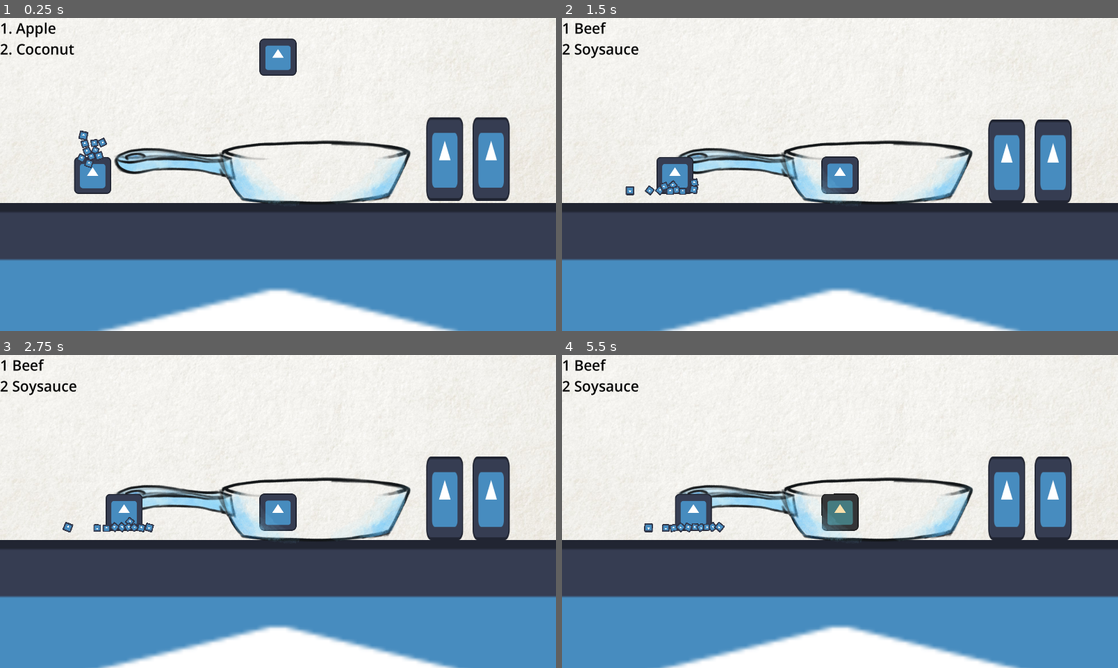
Above: before the commit, frames 1-4 (two rows, left to right).
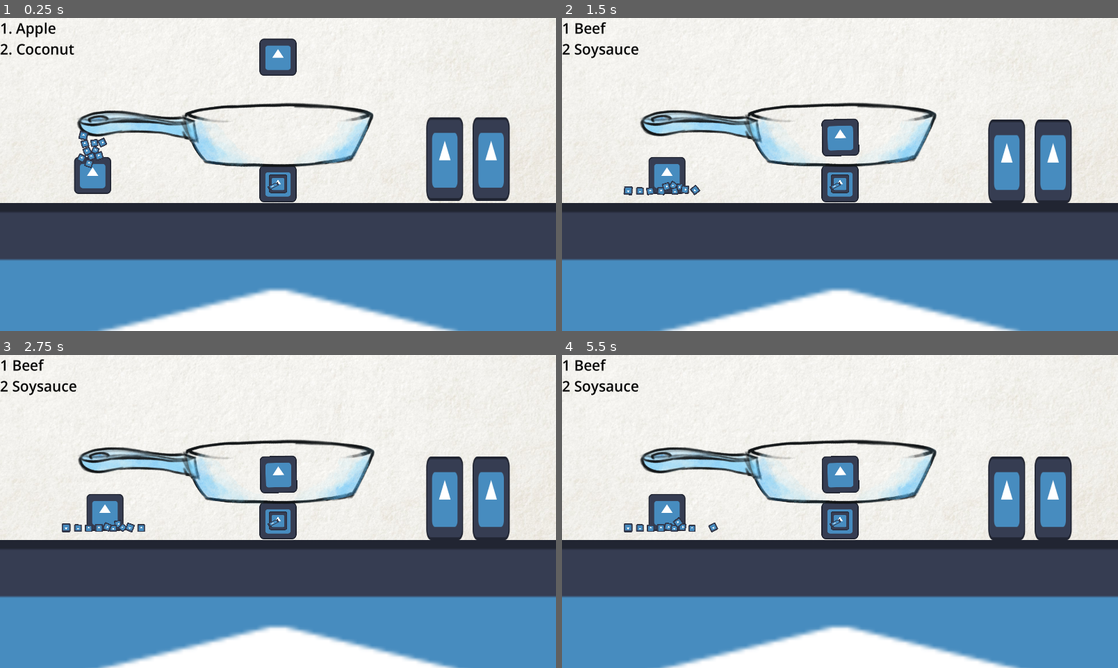
Above: after the commit, the same moments.

Repository: SAM2WOW/ProjectGrandma
Game: Godot game, scene res://levels/main.tscn
Two runs of this game, one before a commit and one after it. Both use one fixed random seed, a clock stepped at 60 frames per second and the inputs below. The engine's default icon, where the game draws it, is replaced by a stand-in: a white triangle on a blue panel in a dark square.
Inputs (mouse positions are in pixels of both pictures, inside the frame that each line leads up to):
- Up to frame 1 (0.25 s): no input
- Up to frame 2 (1.5 s): tap Enter (ui_accept) at 0.5 s; drag from (656, 174) to (878, 174) at 0.52 s; drag from (662, 190) to (878, 174) at 1.27 s
- Up to frame 3 (2.75 s): move the mouse to (122, 527) at 2.02 s; click (122, 527) at 2.17 s
- Up to frame 4 (5.5 s): drag from (689, 527) to (673, 464) at 2.77 s; drag from (650, 527) to (878, 511) at 3.52 s; drag from (706, 527) to (878, 511) at 4.27 s; move the mouse to (706, 527) at 5.02 s; click (706, 527) at 5.17 s

The runs differ from the first frame. In frame 1, 6.8% of the frame differs, in the area x 13-74%, y 27-60%; in frame 2, 8.0%; in frame 3, 8.2%; in frame 4, 8.6%, in the area x 11-74%, y 26-60%.

Commit message:
stove baby

Diff:
--- a/levels/main.tscn
+++ b/levels/main.tscn
@@ -11,6 +11,7 @@
 [ext_resource type="PackedScene" uid="uid://rnl82flkkwj2" path="res://prefabs/instantiation_manager.tscn" id="6_mkygc"]
 [ext_resource type="PackedScene" uid="uid://2xviyeelbeyx" path="res://prefabs/liquidDraggable.tscn" id="7_avq8n"]
 [ext_resource type="PackedScene" uid="uid://drn5x3vivefyp" path="res://prefabs/liquidContainer.tscn" id="7_wm87n"]
+[ext_resource type="PackedScene" uid="uid://dsppfnoxh56xm" path="res://prefabs/stoveTop.tscn" id="8_fma0h"]
 [ext_resource type="PackedScene" uid="uid://h7fkjxle4fr2" path="res://prefabs/panContainer.tscn" id="13_blku6"]
 
 [sub_resource type="FastNoiseLite" id="FastNoiseLite_y2278"]
@@ -65,7 +66,7 @@
 liquidType = 1
 
 [node name="Pan" parent="Node2D/Cooking Scene" instance=ExtResource("13_blku6")]
-position = Vector2(128, 414)
+position = Vector2(0, 222)
 
 [node name="Container" parent="Node2D/Cooking Scene" instance=ExtResource("7_wm87n")]
 position = Vector2(-640, 446)
@@ -75,6 +76,9 @@
 scale = Vector2(-6.59748, -6.59748)
 ingredientPath = "res://prefabs/Ingredients/garlic.tscn"
 numIngredients = 10
+
+[node name="StoveTop" parent="Node2D/Cooking Scene" instance=ExtResource("8_fma0h")]
+position = Vector2(0, 478)
 
 [node name="StaticBody2D" type="StaticBody2D" parent="Node2D"]
 position = Vector2(0, -446)
--- /dev/null
+++ b/prefabs/Knob/Knob.gd
@@ -0,0 +1,44 @@
+extends Node2D
+
+signal turnedKnob(analog: float)
+
+var following := false
+const MAX_DIST := 7000
+var knobAnalog : float;
+
+func _ready():
+	$knob.rotation = -2;
+
+func _physics_process(delta: float) -> void:
+	if following:
+		# var ang := get_global_mouse_position().angle_to_point( $knob.global_position ) + PI/2
+		var ang = $knob.global_position.angle_to_point(get_global_mouse_position()) + PI/2;
+		var d :Vector2= ($knob/knobPoint.position.rotated( $knob.rotation))
+		var a = $middlePoint.position.angle_to(d)
+		var finalAng :float= remap( a, -3.14, 3.14, 0, 100 )
+		# print(finalAng)
+		var fang :float= lerp_angle( $knob.rotation, ang, 0.3  )
+		# from -2 -> 2 is cooking temp
+		$knob.rotation = clamp(fang, -2, 2)
+		knobAnalog = remap($knob.rotation, -2, 2, 0, 1);
+		# print(knobAnalog);
+		emit_signal("turnedKnob", knobAnalog)
+#
+#range_lerp(75, 0, 100, -1, 1) # Returns 0.5
+func _input(event):
+	if !event is InputEventMouseButton: return;
+	if event.button_index == 1 && !event.pressed:
+		following = false;
+
+func _on_area_2d_input_event(viewport, event, shape_idx):
+	if !event is InputEventMouseButton: return;
+	if event.button_index == 1 && event.pressed:
+		following = true;
+
+
+func _on_area_2d_mouse_entered():
+	pass # Replace with function body.
+
+
+func _on_area_2d_mouse_exited():
+	pass # Replace with function body.
--- /dev/null
+++ b/prefabs/Knob/Knob.tscn
@@ -0,0 +1,37 @@
+[gd_scene load_steps=4 format=3 uid="uid://besfnnu5msblc"]
+
+[ext_resource type="Script" path="res://prefabs/Knob/Knob.gd" id="1"]
+[ext_resource type="Texture2D" uid="uid://cxt1od4epjtpf" path="res://icon.svg" id="2"]
+
+[sub_resource type="CircleShape2D" id="CircleShape2D_40rb2"]
+radius = 64.0
+
+[node name="Knob" type="Node2D"]
+script = ExtResource("1")
+
+[node name="back" type="Sprite2D" parent="."]
+scale = Vector2(0.5, 0.5)
+texture = ExtResource("2")
+
+[node name="knob" type="Marker2D" parent="."]
+rotation = -1.09258
+
+[node name="knob" type="Sprite2D" parent="knob"]
+position = Vector2(0, -17.9213)
+scale = Vector2(0.1, 0.30502)
+texture = ExtResource("2")
+
+[node name="knobPoint" type="Marker2D" parent="knob"]
+position = Vector2(0, -56)
+
+[node name="middlePoint" type="Marker2D" parent="."]
+position = Vector2(0, -64)
+
+[node name="Area2D" type="Area2D" parent="."]
+
+[node name="CollisionShape2D" type="CollisionShape2D" parent="Area2D"]
+shape = SubResource("CircleShape2D_40rb2")
+
+[connection signal="input_event" from="Area2D" to="." method="_on_area_2d_input_event"]
+[connection signal="mouse_entered" from="Area2D" to="." method="_on_area_2d_mouse_entered"]
+[connection signal="mouse_exited" from="Area2D" to="." method="_on_area_2d_mouse_exited"]
--- a/prefabs/panContainer.tscn
+++ b/prefabs/panContainer.tscn
@@ -24,3 +24,6 @@
 
 [node name="DragPoint" parent="." index="6"]
 position = Vector2(-383, -31)
+
+[node name="CollisionShape2D" parent="DragPoint" index="0"]
+position = Vector2(383, 31)
--- /dev/null
+++ b/prefabs/stoveTop.tscn
@@ -0,0 +1,27 @@
+[gd_scene load_steps=4 format=3 uid="uid://dsppfnoxh56xm"]
+
+[ext_resource type="Script" path="res://scripts/stoveTop.gd" id="1_1055t"]
+[ext_resource type="Texture2D" uid="uid://cxt1od4epjtpf" path="res://icon.svg" id="2_34qb8"]
+[ext_resource type="PackedScene" uid="uid://besfnnu5msblc" path="res://prefabs/Knob/Knob.tscn" id="2_fay6n"]
+
+[node name="StoveTop" type="StaticBody2D"]
+position = Vector2(352, 256)
+script = ExtResource("1_1055t")
+
+[node name="Knob" parent="." instance=ExtResource("2_fay6n")]
+z_index = 1
+
+[node name="CollisionPolygon2D" type="CollisionPolygon2D" parent="."]
+polygon = PackedVector2Array(-128, -64, 128, -64, 192, 64, -192, 64)
+
+[node name="Sprite2D" type="Sprite2D" parent="."]
+texture = ExtResource("2_34qb8")
+
+[node name="Area2D" type="Area2D" parent="."]
+
+[node name="CollisionPolygon2D" type="CollisionPolygon2D" parent="Area2D"]
+polygon = PackedVector2Array(-128, -128, -128, -32, 128, -32, 128, -128)
+
+[connection signal="turnedKnob" from="Knob" to="." method="_on_knob_turned_knob"]
+[connection signal="body_shape_entered" from="Area2D" to="." method="_on_area_2d_body_shape_entered"]
+[connection signal="body_shape_exited" from="Area2D" to="." method="_on_area_2d_body_shape_exited"]
--- a/scripts/panContainer.gd
+++ b/scripts/panContainer.gd
@@ -1,8 +1,10 @@
 extends LiquidContainer
+class_name PanContainer
 
 var cookingObjects = [];
 
-var cookingHeat = 1.0;
+var cookingHeat : float = 0;
+var targetHeat : float = cookingHeat;
 var currentCookingState : IngredientState.CookingType;
 
 @export var thickenCap : float = 3.0;
@@ -22,8 +24,17 @@
 # Called every frame. 'delta' is the elapsed time since the previous frame.
 func _process(delta):
 	super._process(delta);
+	UpdateHeat(delta);
 	CookIngredients(delta);
 	ThickenFluids(delta);
+
+func UpdateHeat(delta):
+	if cookingHeat < targetHeat:
+		cookingHeat = lerpf(cookingHeat, targetHeat, 5*delta)
+		# print(cookingHeat)
+	elif cookingHeat > targetHeat:
+		cookingHeat = lerpf(cookingHeat, targetHeat, 0.2*delta)
+		# print(cookingHeat)
 
 func CookIngredients(delta):
 	for ingredient in cookingObjects:
--- /dev/null
+++ b/scripts/stoveTop.gd
@@ -0,0 +1,33 @@
+extends StaticBody2D
+
+var panRef : PanContainer;
+var heatMultiplier : float = 0;
+
+# Called when the node enters the scene tree for the first time.
+func _ready():
+	pass;
+
+func OnKnobTurned(analog):
+	pass;
+
+# Called every frame. 'delta' is the elapsed time since the previous frame.
+func _process(delta):
+	pass
+
+func _on_area_2d_body_shape_entered(body_rid, body, body_shape_index, local_shape_index):
+	print(body);
+	if body is PanContainer:
+		panRef = body;
+		panRef.targetHeat = heatMultiplier;
+
+
+func _on_area_2d_body_shape_exited(body_rid, body, body_shape_index, local_shape_index):
+	if body is PanContainer:
+		body.targetHeat = 0;
+		panRef = null;
+
+
+func _on_knob_turned_knob(analog):
+	heatMultiplier = remap(analog, 0, 1, 0, 2);
+	if panRef:
+		panRef.targetHeat = heatMultiplier;
Not shown: 1 places in levels/main.tscn that only renumber resources
